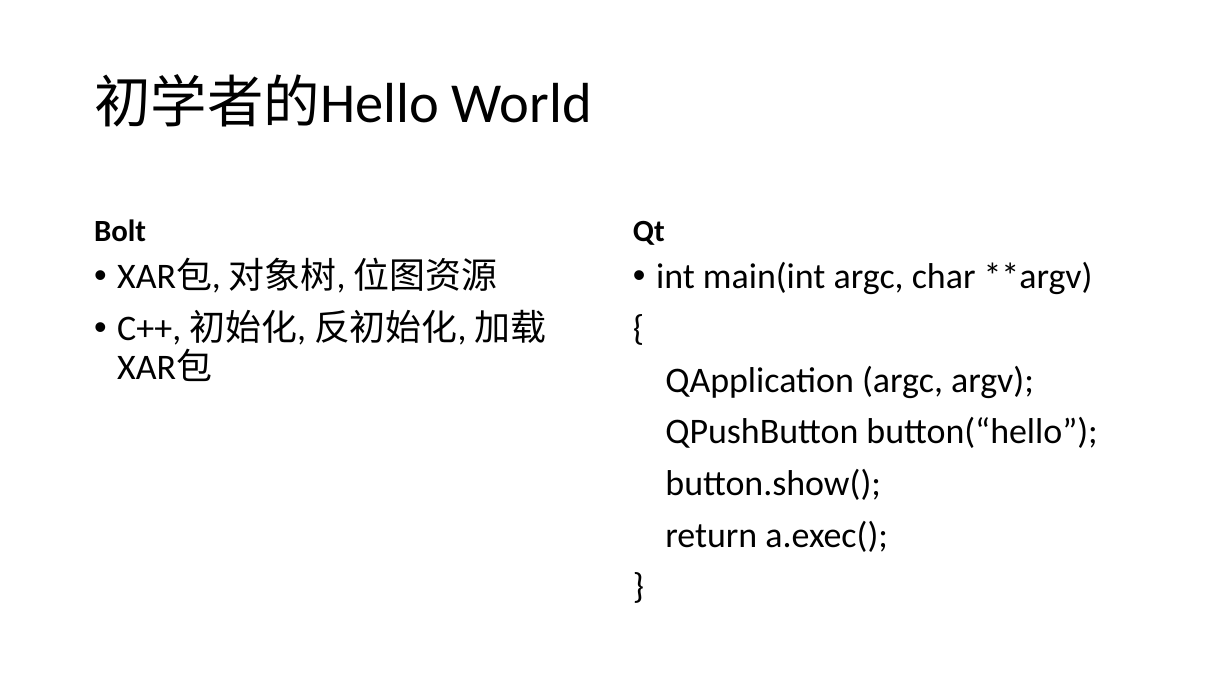
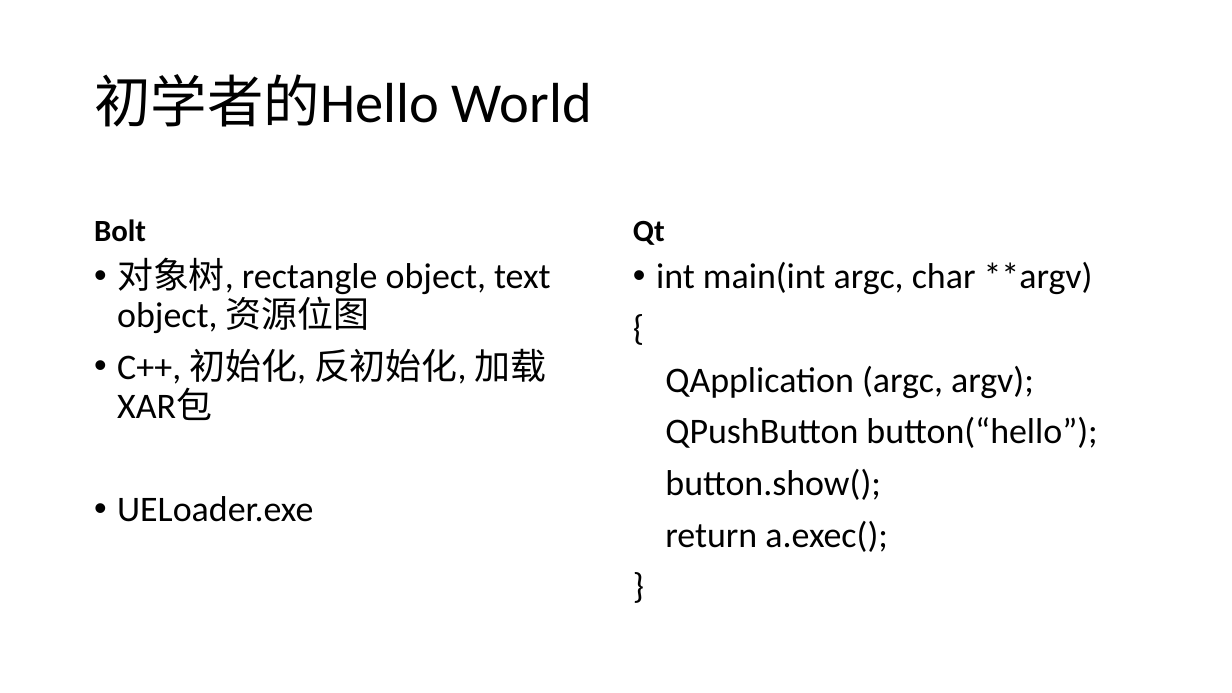
Before and after one commit to nifei/samples, a slide deck: slide 6 of Bolt_Qt.pptx. Drawn at 1232x693 pixels with LibreOffice and Linux fonts; fonts in the diff are those of the drawing; background and template pictures are left out. Boxes give left, top, right and bottom in pixels: in the first picture for what was removed or moved away, otherwise in the second. Text is boxed around its words. In the diff, an @@ line names an element or a change of style, - is before the commit and + after.

```diff
--- a/Bolt_Qt.pptx
+++ b/Bolt_Qt.pptx
@@ text at [117, 257, 551, 333]: text changed @@
-• XAR包, 对象树, 位图资源
+• 对象树, rectangle object, text object, 资源位图
@@ text at [117, 496, 313, 522]: paragraph added @@
+• UELoader.exe
```
Also in this commit, not shown: 10 other slides changed, 7 slides added, 5 other files.
